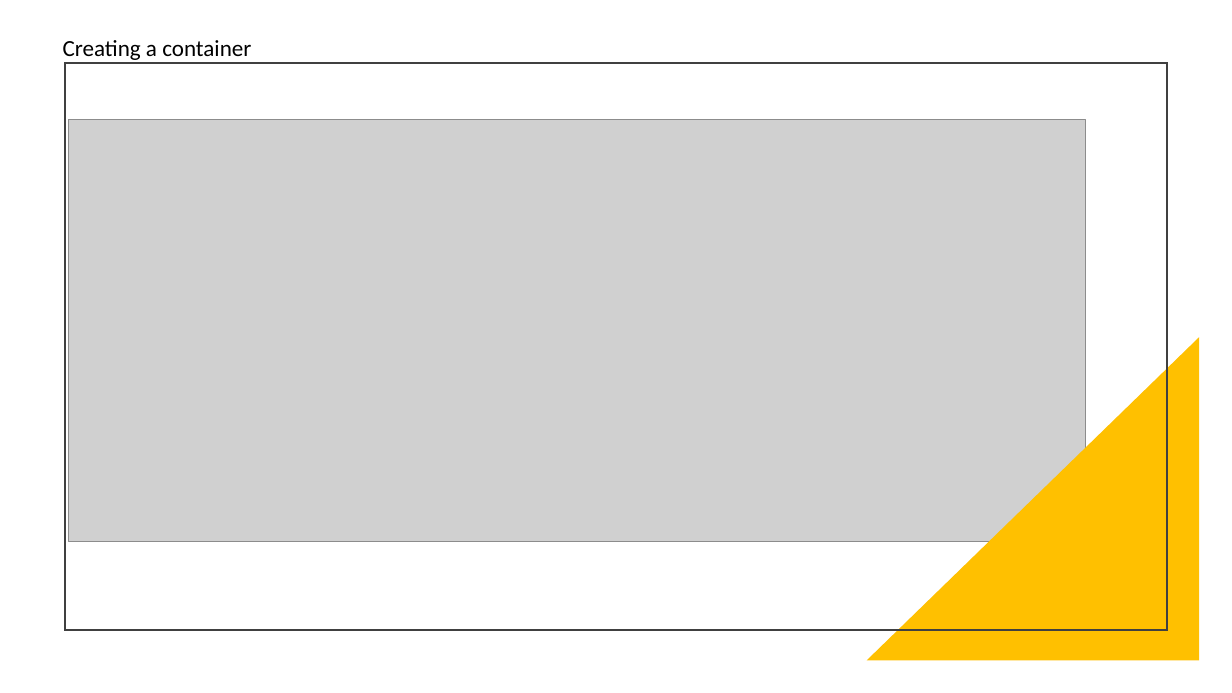
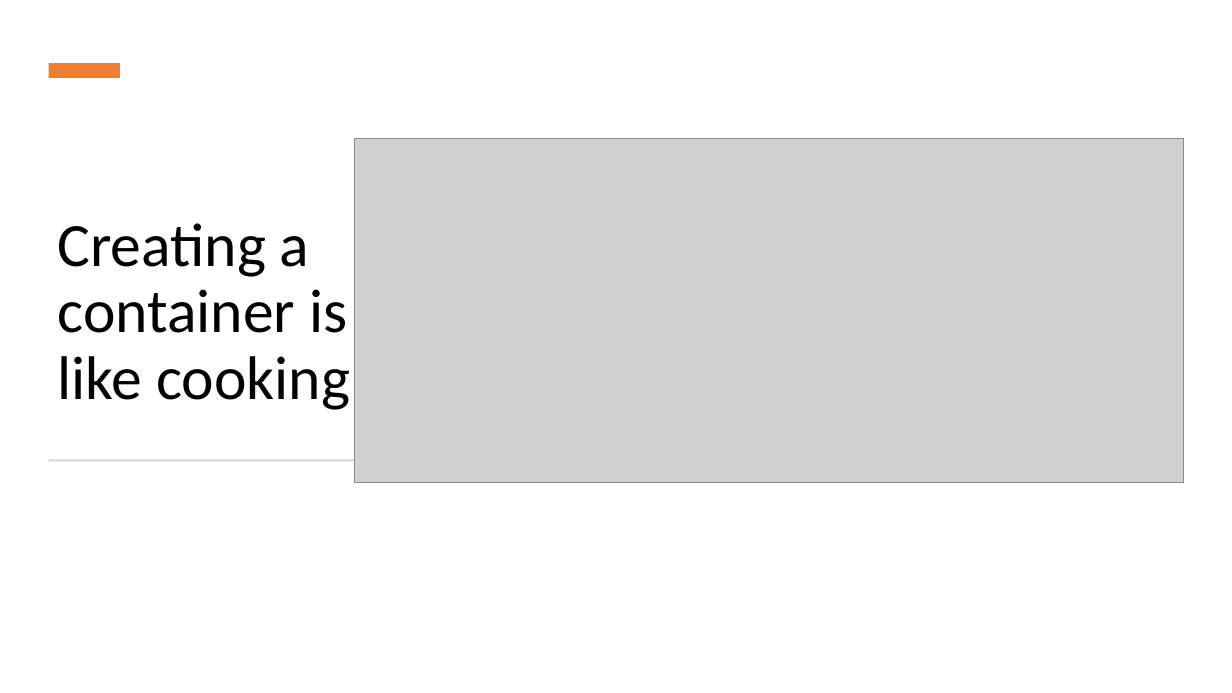
Before and after one commit to santanaguy/hexis-presentations, a slide deck: slide 8 of Docker Delight.pptx (slide 3 before the commit). Drawn at 1232x693 pixels with LibreOffice and Linux fonts; fonts in the diff are those of the drawing; grey boxes stand for pictures. Boxes give left, top, right and bottom in pixels: in the first picture for what was removed or moved away, otherwise in the second. Text is boxed around its words. In the diff, an @@ line names an element or a change of style, - is before the commit and + after.

```diff
--- a/Docker Delight.pptx
+++ b/Docker Delight.pptx
@@ rectangle added at box(49, 63, 120, 78), fill #ED7D31 @@
@@ rectangle removed at box(65, 63, 1167, 629) @@
@@ text "Creating a container is like ..." at box(58, 223, 350, 410): vertical alignment top to bottom @@
@@ picture: place and size @@
-picture at box(68, 119, 1086, 542)
+picture at box(355, 139, 1184, 482)
@@ text at box(58, 223, 350, 410): text changed; size 18 to 48 pt @@
-Creating a container
+Creating a container is like cooking
@@ right triangle removed at box(867, 337, 1200, 661) @@
@@ rectangle added at box(49, 459, 456, 461), fill #D5D5D5 @@
```
Also in this commit, not shown: 2 other slides changed, 26 slides added, 5 slides removed, 2 other files.
